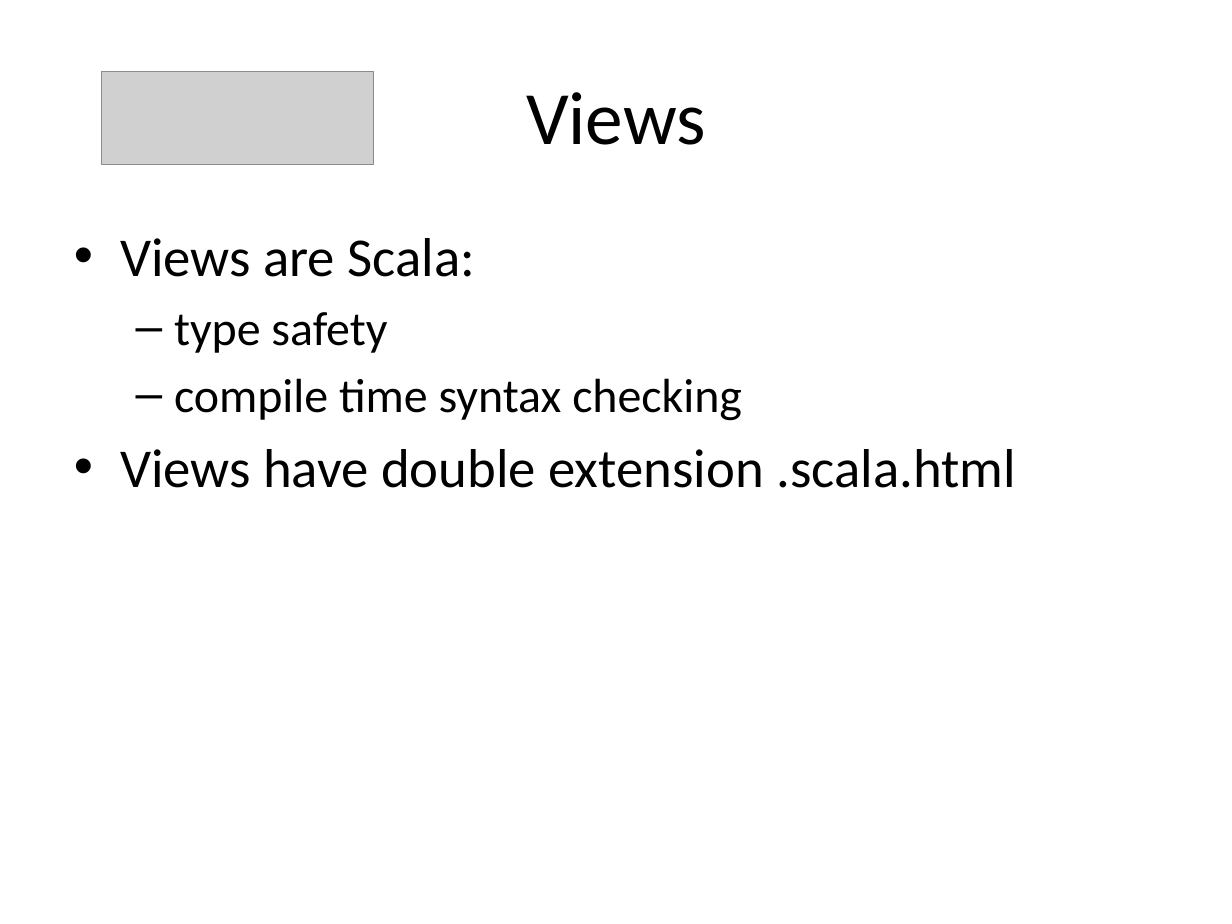
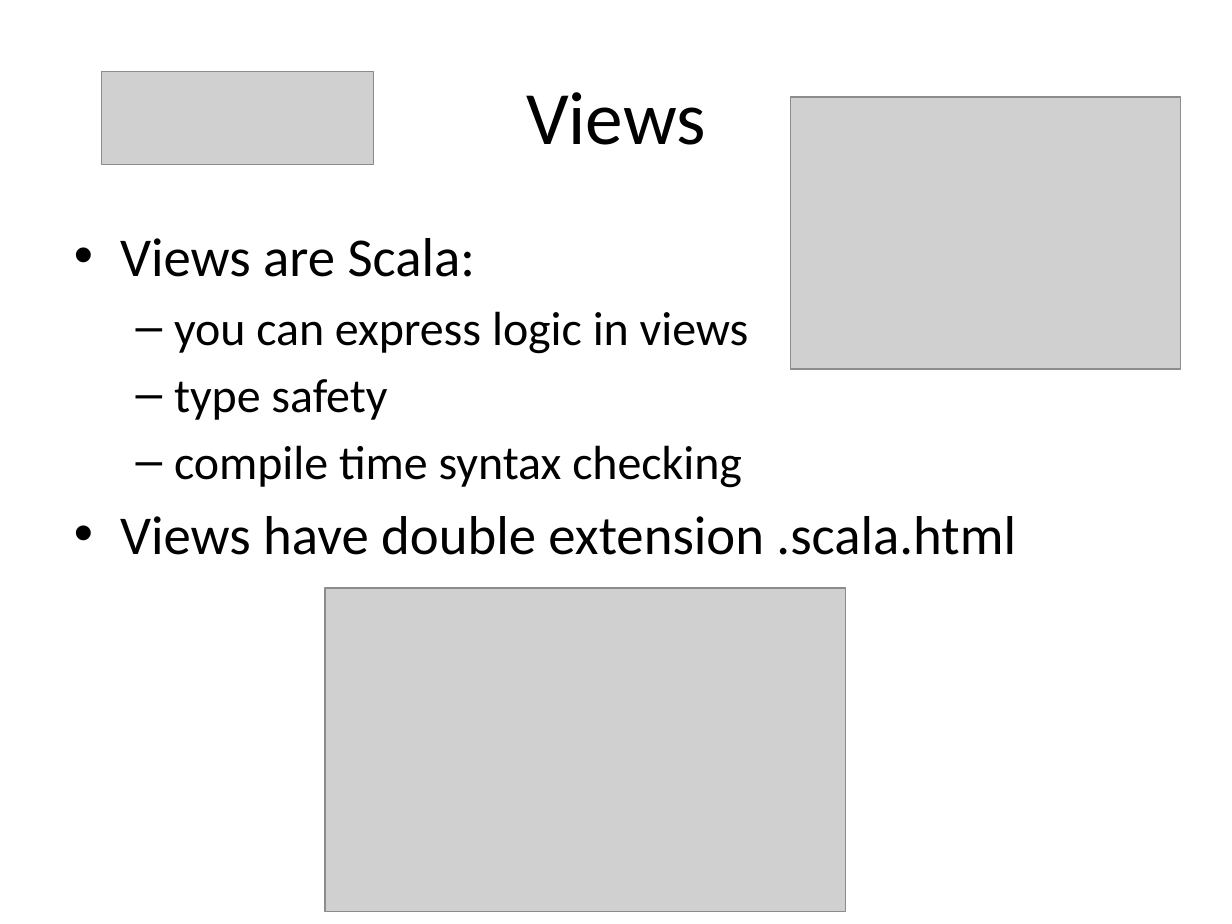
Before and after one commit to martadoberschuetz/dev_training, a slide deck: slide 15 of Play take 2.pptx. Drawn at 1232x924 pixels with LibreOffice and Linux fonts; fonts in the diff are those of the drawing; grey boxes stand for pictures. Boxes give left, top, right and bottom in pixels: in the first picture for what was removed or moved away, otherwise in the second. Text is boxed around its words. In the diff, an @@ line names an element or a change of style, - is before the commit and + after.

Commit message:
004 Views

```diff
--- a/Play take 2.pptx
+++ b/Play take 2.pptx
@@ picture added at box(791, 97, 1181, 370) @@
@@ text at box(174, 311, 749, 354): paragraph added @@
+  – you can express logic in views
@@ picture added at box(325, 588, 846, 910) @@
```
Also in this commit, not shown: 1 slide added, 3 other files.
